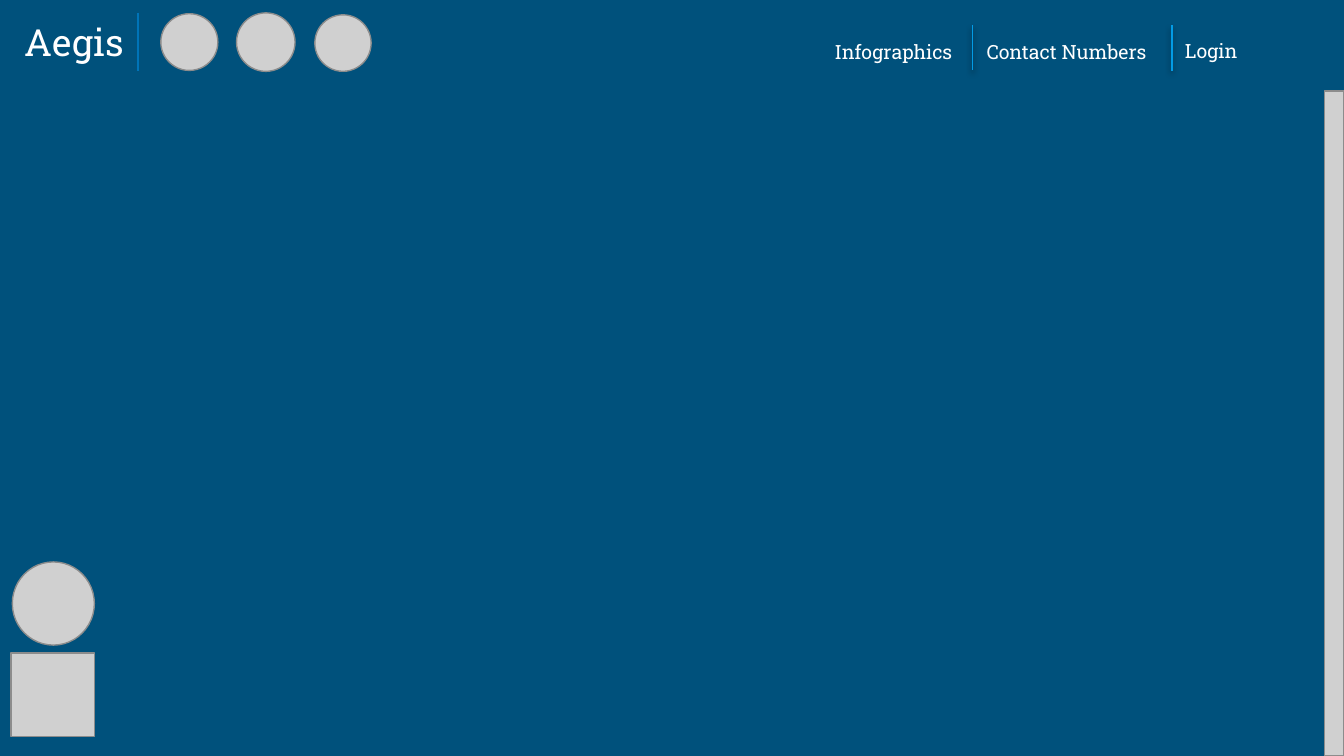
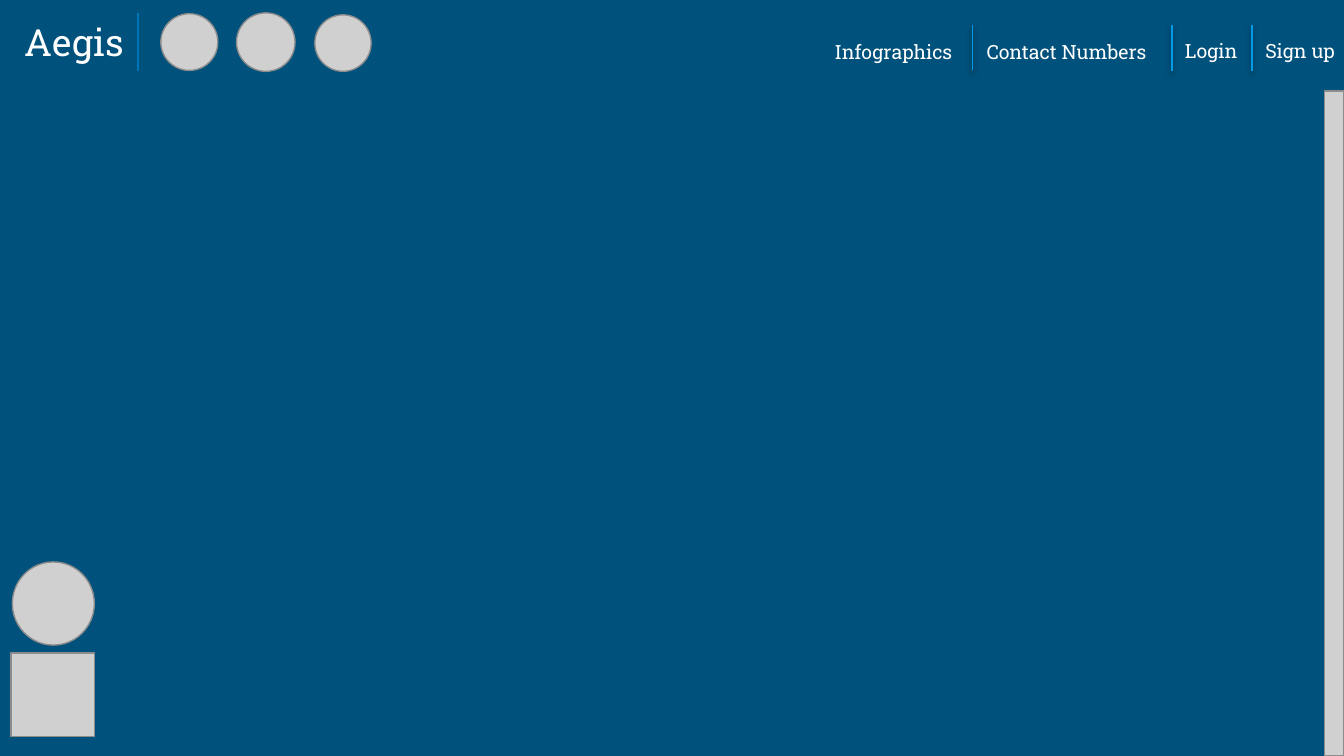
Before and after one commit to knfa28/COMET-Aegis, a slide deck: slide 3 of Aegis - Screen Mockups.pptx. Drawn at 1344x756 pixels with LibreOffice and Linux fonts; fonts in the diff are those of the drawing; grey boxes stand for pictures; background and template pictures are left out. Boxes give left, top, right and bottom in pixels: in the first picture for what was removed or moved away, otherwise in the second. Text is boxed around its words. In the diff, an @@ line names an element or a change of style, - is before the commit and + after.

```diff
--- a/Aegis - Screen Mockups.pptx
+++ b/Aegis - Screen Mockups.pptx
@@ line added from (1253, 26) to (1253, 71), #039BE5 1 pt @@
@@ text added at (1265,43,1335,62), 10.5 pt, text #FFFFFF @@
+Sign up
```
Also in this commit, not shown: 8 other slides changed, 2 slides removed.
